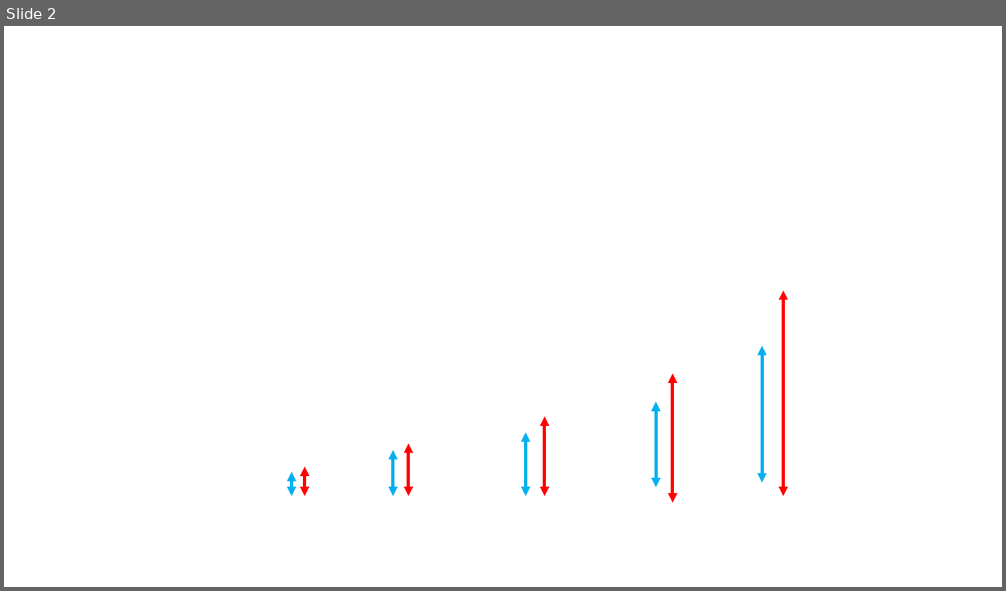
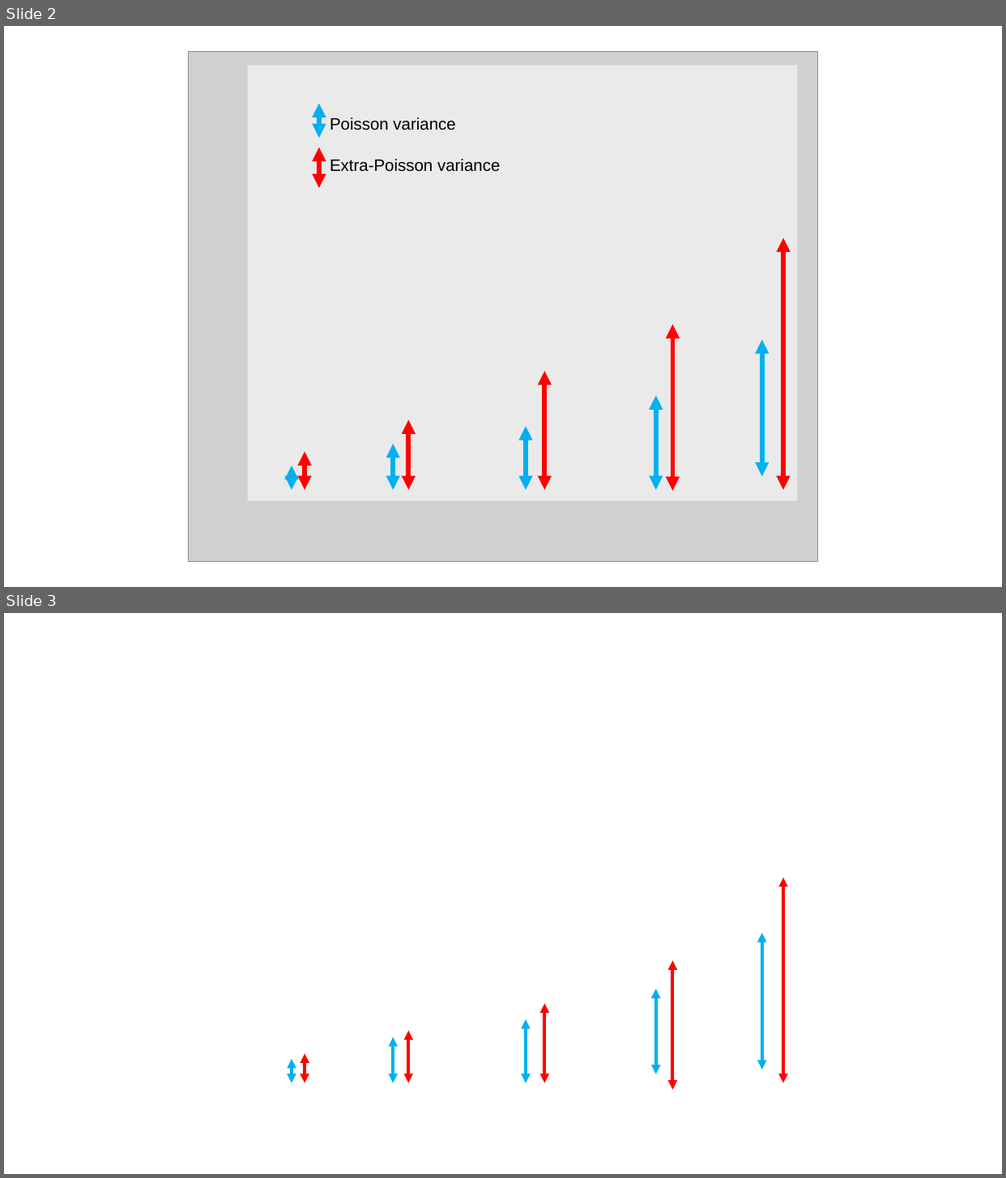
Before and after one commit to melina-leite/talk_DHARMa_gfoe_2025, a slide deck: images/figures_extra.pptx. Shown one above the other, each under a label of ours: slide 2 before the commit, slides 2 and 3 after it. The pictures are 1006x591 and 1006x1178 pixels, drawn with LibreOffice and Linux fonts; fonts in the diff are those of the drawing; grey boxes stand for pictures. Boxes give left, top, right and bottom in pixels: in the first picture for what was removed or moved away, otherwise in the second. Text is boxed around its words. In the diff, an @@ line names an element or a change of style, - is before the commit and + after.

```diff
--- a/images/figures_extra.pptx
+++ b/images/figures_extra.pptx
@@ slide 2 added at <box>4,26,1002,587</box>, background #FFFFFF @@
@@ group added at <box>189,51,818,562</box>: 12 double arrows, 2 texts, 1 picture, 1 rectangle @@
+Poisson variance
+Extra-Poisson variance
@@ what was slide 2 is now slide 3 @@
```
Also in this commit, not shown: 1 slide changed, 2 other slides added, 11 other files.
